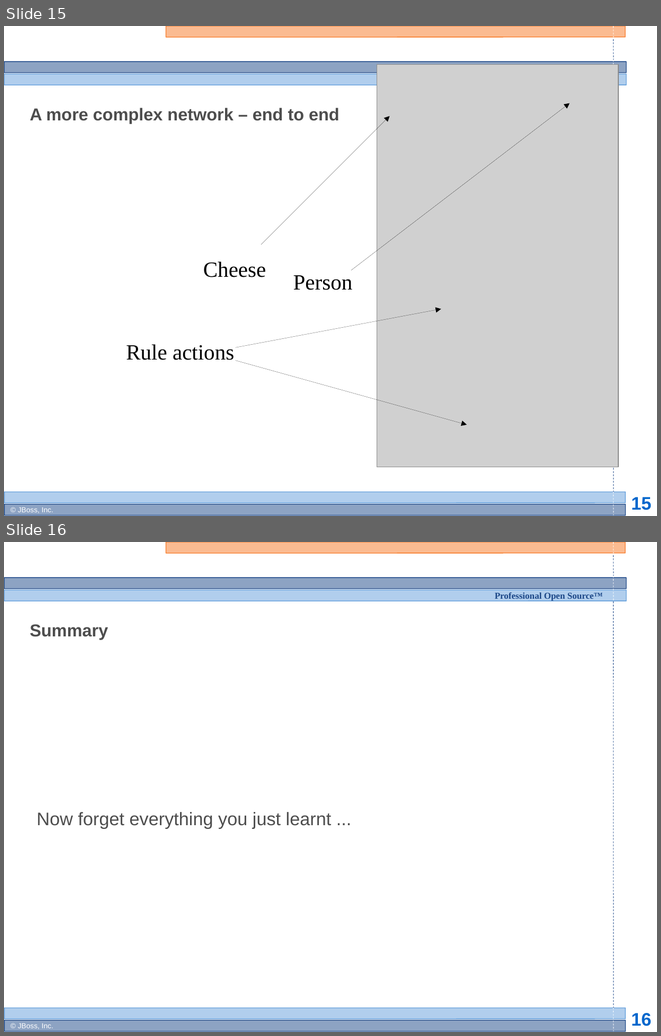
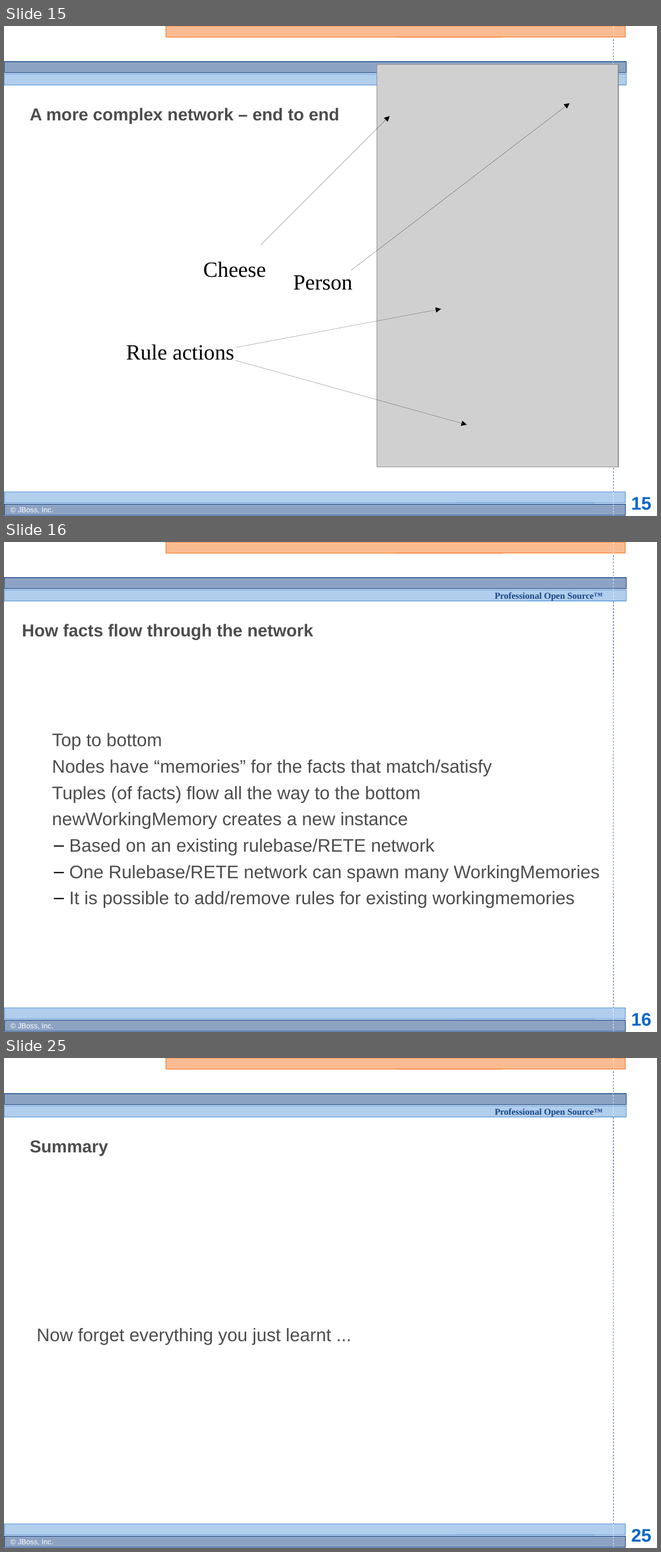
Before and after one commit to bobmcwhirter/drools, a slide deck: documentation/training/developers-course/Module 4 - Rule Engine Concepts 2.odp. Shown one above the other, each under a label of ours: slides 15 and 16 before the commit, slides 15, 16 and 25 after it; the slides between them are not shown. The pictures are 661x1036 and 661x1552 pixels, drawn with LibreOffice and Linux fonts; fonts in the diff are those of the drawing; grey boxes stand for pictures; background and template pictures are left out. Boxes give left, top, right and bottom in pixels: in the first picture for what was removed or moved away, otherwise in the second. Text is boxed around its words. In the diff, an @@ line names an element or a change of style, - is before the commit and + after.

```diff
--- a/documentation/training/developers-course/Module 4 - Rule Engine Concepts 2.odp
+++ b/documentation/training/developers-course/Module 4 - Rule Engine Concepts 2.odp
@@ slide 16 added at bbox=[4, 542, 657, 1032], background #FFFFFF; not listed: 13 template elements that a slide beside it also shows @@
@@ title added at bbox=[22, 624, 313, 640], 19 pt, text #4D4D4D, bold @@
+How facts flow through the network
@@ subtitle added at bbox=[52, 733, 599, 908], 20 pt, text #4D4D4D @@
+  Top to bottom
+  Nodes have “memories” for the facts that match/satisfy
+  Tuples (of facts) flow all the way to the bottom
+  newWorkingMemory creates a new instance
+  – Based on an existing rulebase/RETE network
+  – One Rulebase/RETE network can spawn many WorkingMemories
+  – It is possible to add/remove rules for existing workingmemories
@@ what was slide 16 is now slide 25 @@
@@ page number at bbox=[631, 1529, 651, 1542]: text changed @@
-16
+25
```
Also in this commit, not shown: 9 other slides added, 1 other file.
